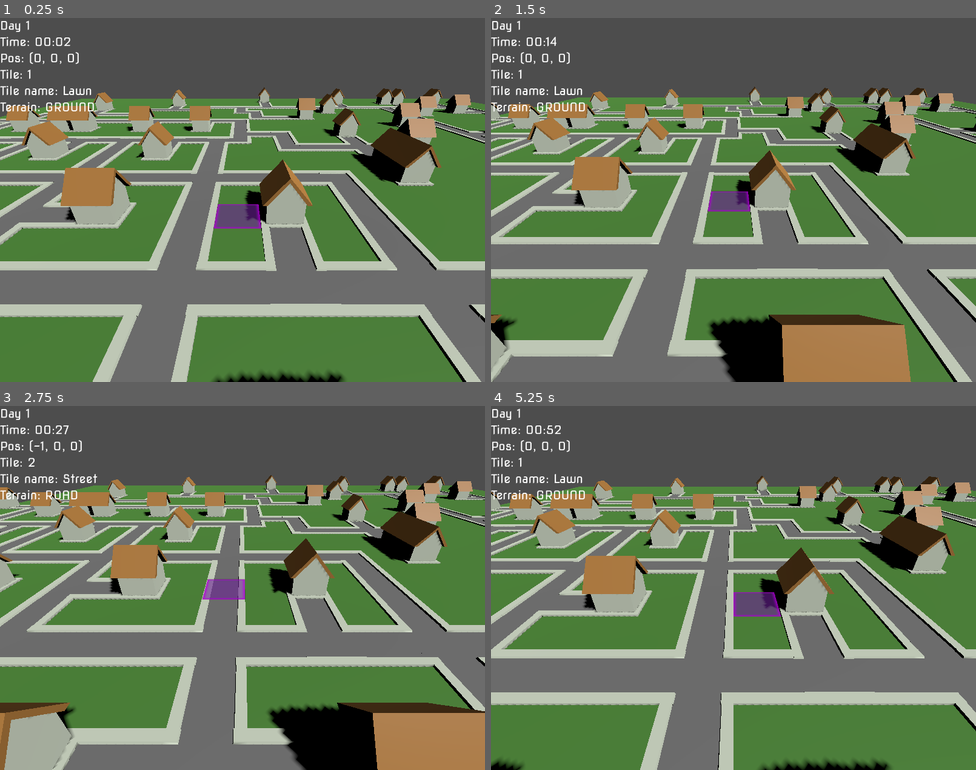
Above: before the commit, frames 1-4 (two rows, left to right).
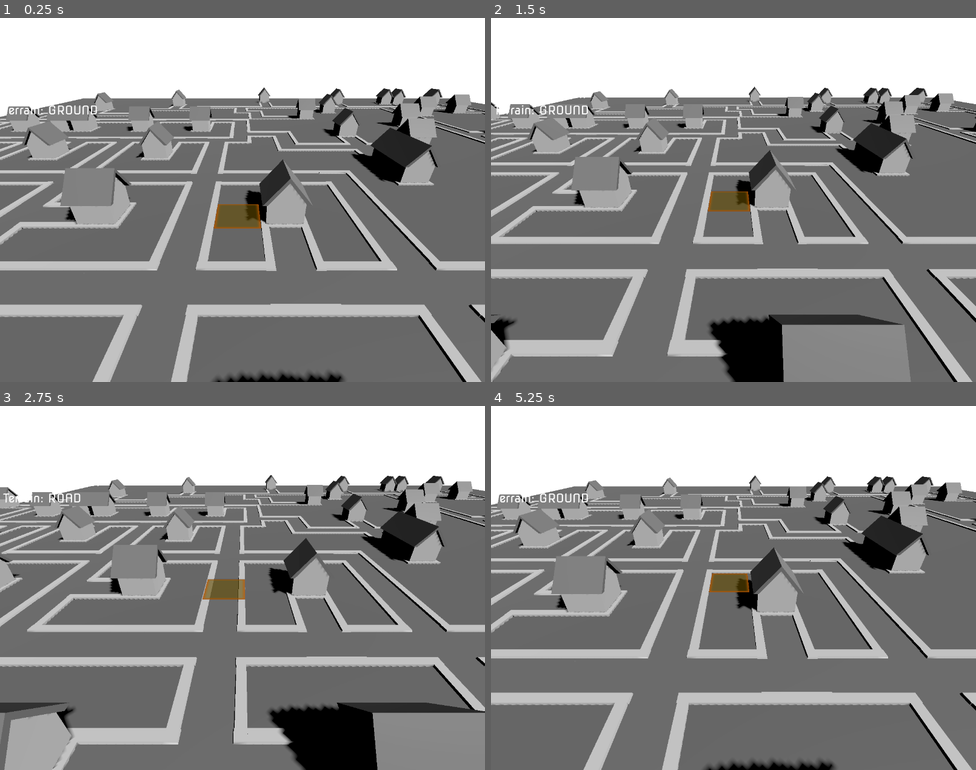
Above: after the commit, the same moments.

Repository: greenavalanche/gridmesh-test
Game: Godot game, scene res://scenes/root.tscn
Same seed, same stepped clock (60 frames per second), same inputs: the game is played once before the commit and once after it.
Inputs (mouse positions are in pixels of both pictures, inside the frame that each line leads up to):
- Up to frame 1 (0.25 s): no input
- Up to frame 2 (1.5 s): tap Enter (tile_paint, bound only after the commit) at 0.5 s; move the mouse to (840, 181) at 0.52 s; hold Enter (tile_paint, bound only after the commit) 0.53-1.28 s; move the mouse to (636, 218) at 1.27 s; tap Down (camera_down) at 1.35 s
- Up to frame 3 (2.75 s): tap Enter (tile_paint, bound only after the commit) at 1.55 s; move the mouse to (291, 507) at 2.02 s; hold Enter (tile_paint, bound only after the commit) from 2.03 s (still down); tap Left (camera_left) at 2.1 s
- Up to frame 4 (5.25 s): move the mouse to (709, 660) at 2.77 s; release Enter (tile_paint, bound only after the commit) at 2.78 s; tap Right (camera_right) at 2.85 s; tap Enter (tile_paint, bound only after the commit) at 3.05, 3.8, 4.55 s; move the mouse to (879, 642) at 3.52 s; hold Middle mouse button (camera_toggle) 3.53-4.28 s; move the mouse to (588, 533) at 4.27 s; tap Up (camera_up) at 4.35 s; tap Space (camera_reset, bound only before the commit) at 5 s; move the mouse to (757, 588) at 5.02 s; hold Enter (tile_paint, bound only after the commit) from 5.03 s (still down)

The runs differ from the first frame. In frame 1, 60% of the frame differs, in the area x 0-100%, y 0-100%; in frame 2, 58%; in frame 3, 58%; in frame 4, 76%.

Commit message:
a better way to do the desaturation effect...

Diff:
--- a/project.godot
+++ b/project.godot
@@ -26,6 +26,7 @@
 "deadzone": 0.2,
 "events": [Object(InputEventMouseButton,"resource_local_to_scene":false,"resource_name":"","device":-1,"window_id":0,"a …(258 unchanged characters)…
 , Object(InputEventJoypadMotion,"resource_local_to_scene":false,"resource_name":"","device":-1,"axis":5,"axis_value":1.0,"script":null)
+, Object(InputEventKey,"resource_local_to_scene":false,"resource_name":"","device":-1,"window_id":0,"alt_pressed":false,"shift_pressed":false,"ctrl_pressed":false,"meta_pressed":false,"pressed":false,"keycode":0,"physical_keycode":32,"key_label":0,"unicode":32,"location":0,"echo":false,"script":null)
 ]
 }
 camera_left={
@@ -55,6 +56,12 @@
 camera_reset={
 "deadzone": 0.2,
 "events": [Object(InputEventJoypadButton,"resource_local_to_scene":false,"resource_name":"","device":-1,"button_index":8,"pressure":0.0,"pressed":true,"script":null)
-, Object(InputEventKey,"resource_local_to_scene":false,"reso …(131 unchanged characters)… d":false,"keycode":0,"physical_keycode":32,"key_label":0,"unicode":32,"location":0,"echo":false,"script":null)
+, Object(InputEventKey,"resource_local_to_scene":false,"reso …(131 unchanged characters)… d":false,"keycode":0,"physical_keycode":4194305,"key_label":0,"unicode":0,"location":0,"echo":false,"script":null)
 ]
 }
+tile_paint={
+"deadzone": 0.2,
+"events": [Object(InputEventJoypadMotion,"resource_local_to_scene":false,"resource_name":"","device":-1,"axis":4,"axis_value":1.0,"script":null)
+, Object(InputEventKey,"resource_local_to_scene":false,"resource_name":"","device":-1,"window_id":0,"alt_pressed":false,"shift_pressed":false,"ctrl_pressed":false,"meta_pressed":false,"pressed":false,"keycode":0,"physical_keycode":4194309,"key_label":0,"unicode":0,"location":0,"echo":false,"script":null)
+]
+}
--- a/scenes/game.tscn
+++ b/scenes/game.tscn
@@ -1,17 +1,45 @@
-[gd_scene load_steps=9 format=3 uid="uid://bwwpn3lxnp6yb"]
+[gd_scene load_steps=19 format=3 uid="uid://bwwpn3lxnp6yb"]
 
 [ext_resource type="Script" uid="uid://bq4gksq3ftoer" path="res://scripts/viewer.gd" id="1_lnu2h"]
 [ext_resource type="Script" uid="uid://ds2rh107vworh" path="res://scripts/game.gd" id="1_u5sy4"]
+[ext_resource type="Script" uid="uid://b6k5v1kpilugu" path="res://scripts/display_camera.gd" id="2_gee14"]
+[ext_resource type="Script" uid="uid://20sqr4rv1ivq" path="res://scripts/main_viewport.gd" id="2_u5sy4"]
 [ext_resource type="MeshLibrary" uid="uid://t6hthv6x6pfc" path="res://assets/library.tres" id="3_iywne"]
 [ext_resource type="Script" uid="uid://c81xybdskcbk" path="res://scripts/cursor.gd" id="3_p57ef"]
+[ext_resource type="Shader" uid="uid://08fp8m13ww0y" path="res://shaders/post_process_display.gdshader" id="3_vtaks"]
 [ext_resource type="Shader" uid="uid://bkursefjrnxxu" path="res://shaders/cursor.gdshader" id="4_lbhrr"]
 [ext_resource type="Script" uid="uid://ct53yaqlb2t0q" path="res://scripts/cursor_viewport.gd" id="4_p57ef"]
+[ext_resource type="Shader" uid="uid://cwf354mnds7kt" path="res://shaders/post_process.gdshader" id="6_vtaks"]
+[ext_resource type="Script" uid="uid://dlp1v8ffxm652" path="res://scripts/post_process.gd" id="7_kvpfn"]
+
+[sub_resource type="QuadMesh" id="QuadMesh_gee14"]
+size = Vector2(2, 2)
+
+[sub_resource type="ViewportTexture" id="ViewportTexture_kvpfn"]
+viewport_path = NodePath("WorldViewport")
+
+[sub_resource type="ShaderMaterial" id="ShaderMaterial_0tnpc"]
+resource_local_to_scene = true
+render_priority = 0
+shader = ExtResource("3_vtaks")
+shader_parameter/scene_texture = SubResource("ViewportTexture_kvpfn")
+
+[sub_resource type="QuadMesh" id="QuadMesh_0tnpc"]
+size = Vector2(2, 2)
+
+[sub_resource type="ShaderMaterial" id="ShaderMaterial_vtaks"]
+resource_local_to_scene = true
+render_priority = 0
+shader = ExtResource("6_vtaks")
+shader_parameter/gridmap_transform = Projection(1, 0, 0, 0, 0, 1, 0, 0, 0, 0, 1, 0, 0, 0, 0, 1)
+shader_parameter/FOG_DEPTH = 50.0
+shader_parameter/FOG_COLOR = Color(0.2, 0.2, 0.2, 1)
 
 [sub_resource type="ShaderMaterial" id="ShaderMaterial_p57ef"]
 render_priority = 0
 shader = ExtResource("4_lbhrr")
-shader_parameter/color = Color(0.714, 0.22, 1, 0.588235)
-shader_parameter/edge_color = Color(0.795819, 0.00210023, 0.970486, 0.85098)
+shader_parameter/color = Color(0.653568, 0.502815, 0, 0.588235)
+shader_parameter/edge_color = Color(0.813883, 0.388112, 0, 0.85098)
 shader_parameter/edge_width = 0.1
 
 [sub_resource type="QuadMesh" id="QuadMesh_p57ef"]
@@ -21,23 +49,48 @@
 [node name="Game" type="Node3D"]
 script = ExtResource("1_u5sy4")
 
-[node name="Viewer" type="RemoteTransform3D" parent="."]
+[node name="DisplayCamera" type="Camera3D" parent="."]
+cull_mask = 524288
+script = ExtResource("2_gee14")
+
+[node name="PostProcessDisplay" type="MeshInstance3D" parent="DisplayCamera"]
+transform = Transform3D(1, 0, 0, 0, 1, 0, 0, 0, 1, 0, 0, -0.1)
+layers = 524288
+mesh = SubResource("QuadMesh_gee14")
+surface_material_override/0 = SubResource("ShaderMaterial_0tnpc")
+
+[node name="WorldViewport" type="SubViewport" parent="."]
+transparent_bg = true
+handle_input_locally = false
+canvas_cull_mask = 4293918721
+render_target_clear_mode = 1
+render_target_update_mode = 4
+script = ExtResource("2_u5sy4")
+
+[node name="Viewer" type="RemoteTransform3D" parent="WorldViewport"]
 unique_name_in_owner = true
 transform = Transform3D(1, 0, 0, 0, 1, 0, 0, 0, 1, 0.605, 0, 0)
-remote_path = NodePath("Camera3D")
+remote_path = NodePath("WorldCamera")
 script = ExtResource("1_lnu2h")
 
-[node name="Camera3D" type="Camera3D" parent="Viewer"]
+[node name="WorldCamera" type="Camera3D" parent="WorldViewport/Viewer"]
 transform = Transform3D(1, 0, 0, 0, 0.866025, 0.5, 0, -0.5, 0.866025, 0, 3, 5)
-cull_mask = 1047553
+cull_mask = 1
 current = true
 size = 5.0
 
-[node name="DirectionalLight3D" type="DirectionalLight3D" parent="."]
+[node name="PostProcess" type="MeshInstance3D" parent="WorldViewport/Viewer/WorldCamera"]
+transform = Transform3D(1, 0, 0, 0, 1, 0, 0, 0, 1, 0, 0, -0.1)
+mesh = SubResource("QuadMesh_0tnpc")
+skeleton = NodePath("../../..")
+surface_material_override/0 = SubResource("ShaderMaterial_vtaks")
+script = ExtResource("7_kvpfn")
+
+[node name="DirectionalLight3D" type="DirectionalLight3D" parent="WorldViewport"]
 transform = Transform3D(0.707107, -0.5, 0.5, 0, 0.707107, 0.707107, -0.707107, -0.5, 0.5, 0.605, 8, 0)
 shadow_enabled = true
 
-[node name="GridMap" type="GridMap" parent="."]
+[node name="GridMap" type="GridMap" parent="WorldViewport"]
 unique_name_in_owner = true
 mesh_library = ExtResource("3_iywne")
 cell_size = Vector3(1, 1, 1)
@@ -48,8 +101,8 @@
 metadata/_editor_floor_ = Vector3(0, 0, 0)
 
 [node name="SubViewportContainer" type="SubViewportContainer" parent="."]
-light_mask = 512
-visibility_layer = 512
+light_mask = 262144
+visibility_layer = 262144
 z_index = 1
 offset_right = 1280.0
 offset_bottom = 960.0
@@ -57,13 +110,13 @@
 [node name="SubViewport" type="SubViewport" parent="SubViewportContainer"]
 transparent_bg = true
 handle_input_locally = false
-canvas_cull_mask = 4294966784
+canvas_cull_mask = 4294180864
 size = Vector2i(1280, 960)
 render_target_update_mode = 4
 script = ExtResource("4_p57ef")
 
 [node name="Cursor" type="MeshInstance3D" parent="SubViewportContainer/SubViewport"]
-layers = 512
+layers = 262144
 sorting_offset = 10.0
 mesh = SubResource("QuadMesh_p57ef")
 skeleton = NodePath("../../..")
--- a/scenes/root.tscn
+++ b/scenes/root.tscn
@@ -1,9 +1,10 @@
-[gd_scene load_steps=5 format=3 uid="uid://cvvln5kh0hp8t"]
+[gd_scene load_steps=6 format=3 uid="uid://cvvln5kh0hp8t"]
 
 [ext_resource type="Script" uid="uid://c5oocnpudlvhe" path="res://scripts/manager.gd" id="1_sqa0i"]
 [ext_resource type="PackedScene" uid="uid://bwwpn3lxnp6yb" path="res://scenes/game.tscn" id="2_jh1ax"]
 [ext_resource type="Script" uid="uid://b2utpgqq51w1f" path="res://scripts/stats.gd" id="3_kycxp"]
 [ext_resource type="Theme" uid="uid://dpiqbwijqsu3y" path="res://assets/ui_root.tres" id="4_j287u"]
+[ext_resource type="Script" uid="uid://bvd5h8qtmqorl" path="res://scripts/map_rect.gd" id="5_jh1ax"]
 
 [node name="Root" type="Control"]
 layout_mode = 3
@@ -27,8 +28,10 @@
 script = ExtResource("3_kycxp")
 
 [node name="VBoxContainer" type="VBoxContainer" parent="Stats"]
-offset_right = 183.0
-offset_bottom = 181.0
+offset_left = 8.0
+offset_top = 8.0
+offset_right = 274.0
+offset_bottom = 262.0
 size_flags_horizontal = 0
 
 [node name="Day" type="Label" parent="Stats/VBoxContainer"]
@@ -66,3 +69,13 @@
 size_flags_horizontal = 0
 theme = ExtResource("4_j287u")
 text = "TerrainName"
+
+[node name="MapRect" type="TextureRect" parent="Stats"]
+visible = false
+anchors_preset = 1
+anchor_left = 1.0
+anchor_right = 1.0
+offset_left = -393.0
+offset_bottom = 345.0
+grow_horizontal = 0
+script = ExtResource("5_jh1ax")
--- a/scripts/cursor.gd
+++ b/scripts/cursor.gd
@@ -2,6 +2,7 @@
 extends MeshInstance3D
 
 signal position_chagned(grid_position: Vector3i)
+signal paint(grid_position: Vector3i)
 
 @onready var viewer: RemoteTransform3D = %Viewer
 @onready var map: GridMap = %GridMap
@@ -13,6 +14,8 @@
 
 func _process(_delta: float) -> void:
 	update_position()
+	if Input.is_action_pressed("tile_paint"):
+		paint.emit(grid_position)
 
 func update_position(force_emit: bool = false):
 	grid_position = map.local_to_map(viewer.global_position)
--- a/scripts/cursor_viewport.gd
+++ b/scripts/cursor_viewport.gd
@@ -1,6 +1,6 @@
 extends SubViewport
 
-@onready var main_camera: Camera3D = $"%Viewer/Camera3D"
+@onready var world_camera: Camera3D = $"%Viewer/WorldCamera"
 var _camera: Camera3D
 
 func _ready():
@@ -16,7 +16,7 @@
 	update_camera()
 
 func update_camera():
-	_camera.global_transform = main_camera.global_transform
+	_camera.global_transform = world_camera.global_transform
 
 func update_size():
 	size = get_tree().root.size
--- /dev/null
+++ b/scripts/display_camera.gd
@@ -0,0 +1,18 @@
+extends Camera3D
+
+@onready var world_camera: Camera3D = $"../WorldViewport/Viewer/WorldCamera"
+@onready var post_process_display: MeshInstance3D = $PostProcessDisplay
+
+
+func _ready() -> void:
+	#make_current()
+	sync_camera()
+
+func _process(_delta: float) -> void:
+	sync_camera()
+
+func sync_camera():
+	fov = world_camera.fov
+	near = world_camera.near
+	far = world_camera.far
+	global_transform = world_camera.global_transform
--- a/scripts/game.gd
+++ b/scripts/game.gd
@@ -13,10 +13,16 @@
 
 var map: Map
 
+var maptexture: ImageTexture
+
 func _ready() -> void:
 	prepare_map()
 	cursor.position_chagned.connect(cursor_position_changed)
 	cursor_position_changed(cursor.grid_position)
+	cursor.paint.connect(paint)
+
+func paint(grid_position: Vector3i):
+	set_color(grid_position, 1.0)
 
 func cursor_position_changed(grid_position: Vector3i):
 	selected_position = grid_position
@@ -35,3 +41,6 @@
 		tile.terrain = MapEnums.MeshlibToTerrainMap[grid_map.mesh_library.get_item_name(item)]
 		#tile.terrain = MapEnums.MeshlibToTerrainMap["House"]
 		map.tiles[cell] = tile
+
+func set_color(cell: Vector3i, amount: float):
+	map.tiles[cell].color_amount = amount
--- /dev/null
+++ b/scripts/main_viewport.gd
@@ -0,0 +1,9 @@
+extends SubViewport
+
+func _ready():
+	get_tree().root.size_changed.connect(update_size)
+	update_size()
+
+
+func update_size():
+	size = get_tree().root.size
--- a/scripts/map/tile.gd
+++ b/scripts/map/tile.gd
@@ -2,6 +2,7 @@
 class_name Tile
 
 @export var terrain: MapEnums.TerrainType
+var color_amount: float = 1.0
 
 func terrain_name() -> String:
 	return MapEnums.TerrainType.find_key(terrain)
--- /dev/null
+++ b/scripts/map_rect.gd
@@ -0,0 +1,5 @@
+extends TextureRect
+@onready var game: Game = %Game
+
+func _ready() -> void:
+	texture = game.maptexture
--- /dev/null
+++ b/scripts/post_process.gd
@@ -0,0 +1,46 @@
+extends MeshInstance3D
+
+@onready var grid_map: GridMap = %GridMap
+@onready var game: Game = $"../../../.."
+
+var effect_texture: ImageTexture
+
+func _ready():
+	generate_effect_map()
+	get_surface_override_material(0).set_shader_parameter("effect_map", effect_texture)
+	print("shader initialized")
+
+func _process(_delta: float) -> void:
+	get_surface_override_material(0).set_shader_parameter("gridmap_transform", grid_map.global_transform.affine_inverse())
+
+func generate_effect_map():
+	var grid_extents = Rect2i(0, 0, 0, 0);
+	for tile in grid_map.get_used_cells():
+		grid_extents.position.x = min(grid_extents.position.x, tile.x)
+		grid_extents.position.y = min(grid_extents.position.y, tile.z)
+		grid_extents.end.x = max(grid_extents.end.x, tile.x + 1)
+		grid_extents.end.y = max(grid_extents.end.y, tile.z + 1)
+
+	var grid_size: int = (max(grid_extents.size.x, grid_extents.size.y) / 2 + 1) * 2
+
+	var image = Image.create(grid_size, grid_size, false, Image.FORMAT_R8)
+	image.fill(Color(0, 0, 0))  # Default: No grayscale effect
+
+	for tile in grid_map.get_used_cells():
+		var grayscale_intensity = get_grayscale_intensity_for_tile(tile)
+
+		var x = tile.x + grid_size / 2
+		var y = tile.z + grid_size / 2
+
+		image.set_pixel(x, y, Color(grayscale_intensity, grayscale_intensity, grayscale_intensity))
+
+	# Convert to a texture and update the material
+	effect_texture = ImageTexture.create_from_image(image)
+	game.maptexture = ImageTexture.create_from_image(image)
+
+func get_grayscale_intensity_for_tile(tile_pos: Vector3i) -> float:
+	var tile_id = grid_map.get_cell_item(tile_pos)
+
+	match tile_id:
+		0: return 0.0  # No grayscale (Normal tile)
+		_: return 1.0
--- /dev/null
+++ b/shaders/post_process.gdshader
@@ -0,0 +1,44 @@
+shader_type spatial;
+render_mode unshaded, depth_test_disabled, depth_prepass_alpha;//, depth_prepass_alpha, depth_test_disabled, skip_vertex_transform;
+
+uniform sampler2D screen_texture : hint_screen_texture, filter_linear_mipmap;
+uniform sampler2D depth_texture : hint_depth_texture, filter_linear_mipmap;
+
+uniform sampler2D effect_map;
+uniform mat4 gridmap_transform;
+
+uniform float FOG_DEPTH = 50.0;
+uniform vec3 FOG_COLOR: source_color = vec3(0.2);
+const vec3 GRAYSCALE_WEIGHTS = vec3(0.299, 0.587, 0.114);
+
+
+void fragment() {
+	float clip_depth = texture(depth_texture, SCREEN_UV).r;
+
+	vec4 clip_pos = vec4(SCREEN_UV * 2.0 - 1.0, clip_depth, 1.0);
+
+	vec4 view_pos = INV_PROJECTION_MATRIX * clip_pos;
+	view_pos /= view_pos.w;
+
+	float linear_depth = -view_pos.z;
+
+	vec4 world_pos = INV_VIEW_MATRIX * view_pos;
+
+	vec4 grid_pos = gridmap_transform * world_pos;
+	vec2 texture_size = vec2(textureSize(effect_map, 0));
+	vec2 effect_uv = ((floor(grid_pos.xz) + vec2(0.5)) + texture_size / 2.0) / texture_size;
+	float effect_intensity = texture(effect_map, effect_uv).r;
+
+	vec3 color = texture(screen_texture, SCREEN_UV).rgb;
+
+	vec3 grayscale = vec3(dot(color, GRAYSCALE_WEIGHTS));
+
+	vec3 desaturated_color = mix(color, grayscale, effect_intensity);
+	ALBEDO = desaturated_color;
+//
+//
+//
+	//float fog_extent = smoothstep(0.0, FOG_DEPTH, linear_depth);
+	//
+	//ALBEDO = mix(color, FOG_COLOR, fog_extent);
+}
--- /dev/null
+++ b/shaders/post_process_display.gdshader
@@ -0,0 +1,9 @@
+shader_type spatial;
+render_mode unshaded, depth_prepass_alpha;
+
+uniform sampler2D scene_texture : source_color, filter_linear_mipmap;
+uniform sampler2D depth_texture : hint_depth_texture;
+
+void fragment() {
+	ALBEDO = texture(scene_texture, SCREEN_UV).rgb;
+}
Not shown, added: scripts/display_camera.gd.uid
Not shown, added: scripts/main_viewport.gd.uid
Not shown, added: scripts/map_rect.gd.uid
Not shown, added: scripts/post_process.gd.uid
Not shown, added: shaders/post_process.gdshader.uid
Not shown, added: shaders/post_process_display.gdshader.uid
